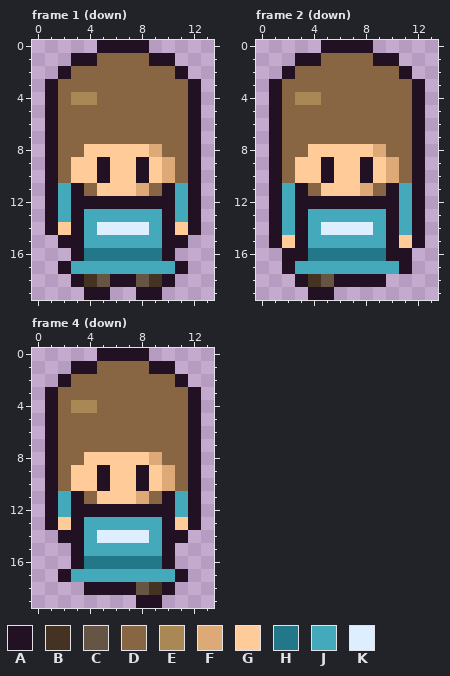
A pixel-art file gets an edit: games/picomon/art/villager.aseprite. The first picture shows the starting point.
14x20 pixels, 4 frames. Shown: frame 1 (down), frame 2 (down), frame 4 (down). The commit also changed other frames, which this record leaves out.
Visible layers, top first: "outline", "shade", "fill".
Palette (. is transparent): A #221122  B #443322  C #665544  D #886644  E #aa8855  F #ddaa77  G #ffcc99  H #227788  J #44aabb  K #ddeeff
Pixels before, frame 1 (down), first column x 1:
 0 ....AAAA....
 1 ..AADDDDAA..
 2 .ADDDDDDDDA.
 3 ADDDDDDDDDDA
 4 ADEEDDDDDDDA
 5 ADDDDDDDDDDA
 6 ADDDDDDDDDDA
 7 ADDDDDDDDDDA
 8 ADDGGGGGFDDA
 9 ADGGAGGAGFDA
10 ADGGAGGAGFDA
11 AJADGGGFDAJA
12 AJAAAAAAAAJA
13 AJAJJJJJJAJA
14 AGAJKKKKJAGA
15 .AAJJJJJJAA.
16 ..AHHHHHHA..
17 .AJJJJJJJJA.
18 ..ABCAACBA..
19 ...AA..AA...
Pixels before, frame 2 (down), first column x 1:
 0 ....AAAA....
 1 ..AADDDDAA..
 2 .ADDDDDDDDA.
 3 ADDDDDDDDDDA
 4 ADEEDDDDDDDA
 5 ADDDDDDDDDDA
 6 ADDDDDDDDDDA
 7 ADDDDDDDDDDA
 8 ADDGGGGGFDDA
 9 ADGGAGGAGFDA
10 ADGGAGGAGFDA
11 AJADGGGFDAJA
12 AJAAAAAAAAJA
13 AJAJJJJJJAJA
14 AJAJKKKKJAJA
15 AGAJJJJJJAGA
16 .AAHHHHHHAA.
17 .AJJJJJJJJA.
18 ..ABCAAAA...
19 ...AA.......
Pixels before, frame 4 (down), first column x 1:
 0 ....AAAA....
 1 ..AADDDDAA..
 2 .ADDDDDDDDA.
 3 ADDDDDDDDDDA
 4 ADEEDDDDDDDA
 5 ADDDDDDDDDDA
 6 ADDDDDDDDDDA
 7 ADDDDDDDDDDA
 8 ADDGGGGGFDDA
 9 ADGGAGGAGFDA
10 ADGGAGGAGFDA
11 AJADGGGFDAJA
12 AJAAAAAAAAJA
13 AGAJJJJJJAGA
14 .AAJKKKKJAA.
15 ..AJJJJJJA..
16 ..AHHHHHHA..
17 .AJJJJJJJJA.
18 ...AAAACBA..
19 .......AA...
New version:
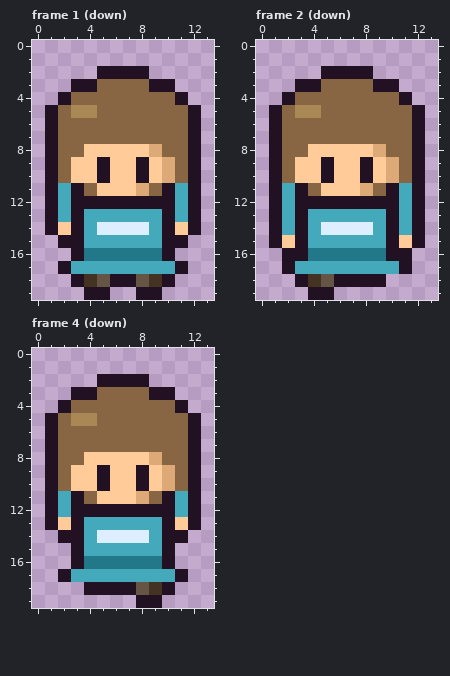
The exact change:
Frame 1 (down), layers "outline", "shade", "fill":
y 0: x 5..8 AAAA -> ....
y 1: x 3..10 AADDDDAA -> ........
y 2: x 2..11 ADDDDDDDDA -> ...AAAA...
y 3: x 1..4 ADDD -> ..AA; x 9..12 DDDA -> AA..
y 4: x 1..4 ADEE -> .ADD; x 11..12 DA -> A.
y 5: x 3..4 DD -> EE
Frame 2 (down), layers "outline", "shade", "fill": the same change as frame 1 (down)
Frame 4 (down), layers "outline", "shade", "fill": the same change as frame 1 (down)
